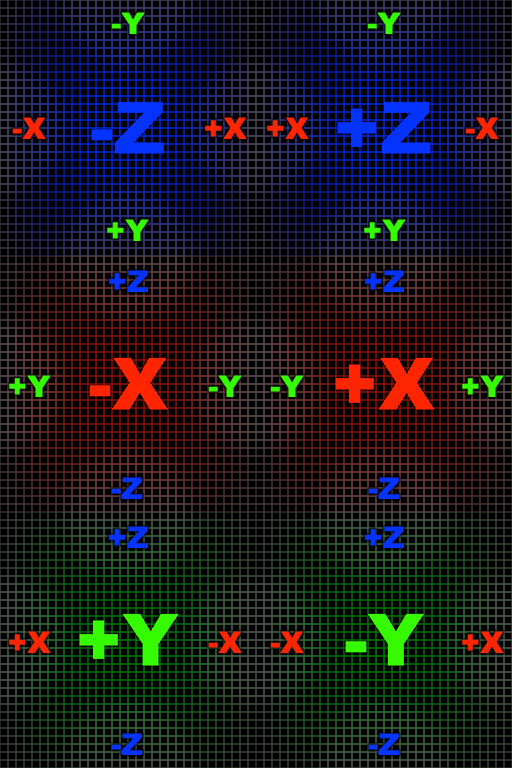
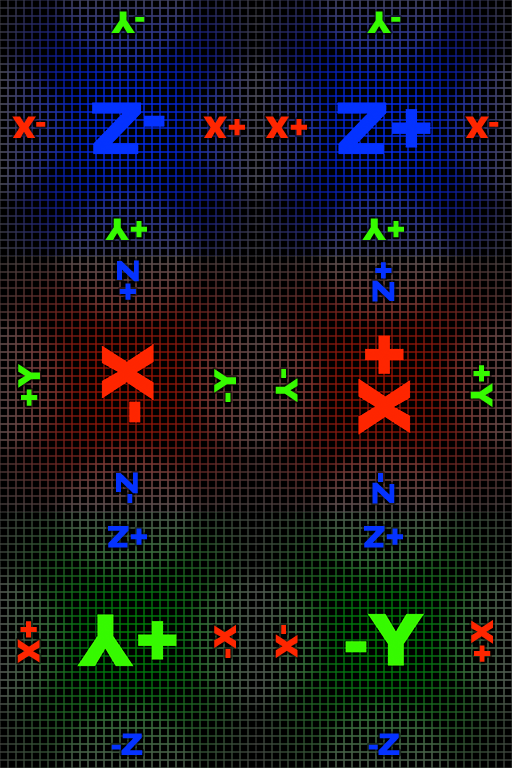
Comparing the layer stacks of the two (512, 768) images. Changes:
renamed "-Y copy" to "-Y", painted on it over [111, 11, 145, 34]
painted on "+X" (1st of 5, in "Z edges") over [265, 116, 309, 139]
painted on "+X" (2nd of 5, in "Z edges") over [203, 116, 247, 139]
painted on "+Y" (1st of 5, in "Z edges") over [105, 218, 149, 241]
painted on "+Y" (2nd of 5, in "Z edges") over [362, 218, 406, 241]
painted on "+Z" (1st of 5, in "X edges") over [109, 260, 148, 300]
moved "+Y" (3rd of 5, in "X edges") above "-Z", painted on it over [9, 364, 51, 406]
moved "-Z" (1st of 5, in "X edges") above "-Y copy 4", painted on it over [111, 472, 143, 503]
moved "-Y copy 4" above "+Y", painted on it over [208, 369, 242, 402]
painted on "+Y" (4th of 5, in "X edges") over [462, 365, 504, 407]
painted on "-Y copy 6" over [270, 369, 304, 402]
painted on "-Z" (2nd of 5, in "X edges") over [368, 473, 400, 504]
painted on "+Z" (2nd of 5, in "X edges") over [365, 262, 404, 302]
painted on "+Z" (3rd of 5, in "Y edges") over [108, 526, 148, 548]
painted on "+X" (3rd of 5, in "Y edges") over [9, 621, 51, 663]
painted on "-X" (3rd of 5, in "Y edges") over [208, 625, 242, 658]
moved "+X" (4th of 5, in "Y edges") above "-X", painted on it over [462, 620, 504, 662]
moved "-X" (4th of 5, in "Y edges") above "-Z", painted on it over [270, 625, 304, 658]
painted on "+Z" (4th of 5, in "Y edges") over [364, 526, 404, 548]
renamed "Layer 4" to "-Z", painted on it over [10, 8, 249, 248]
renamed "Layer 1" to "+Z", painted on it over [263, 8, 500, 248]
renamed "Layer 6" to "-X", painted on it over [0, 256, 256, 512]
renamed "Layer 3" to "+X", painted on it over [256, 256, 512, 512]
renamed "Layer 2" to "+Y", painted on it over [7, 512, 243, 768]
…and 3 more changes (3 painted)
